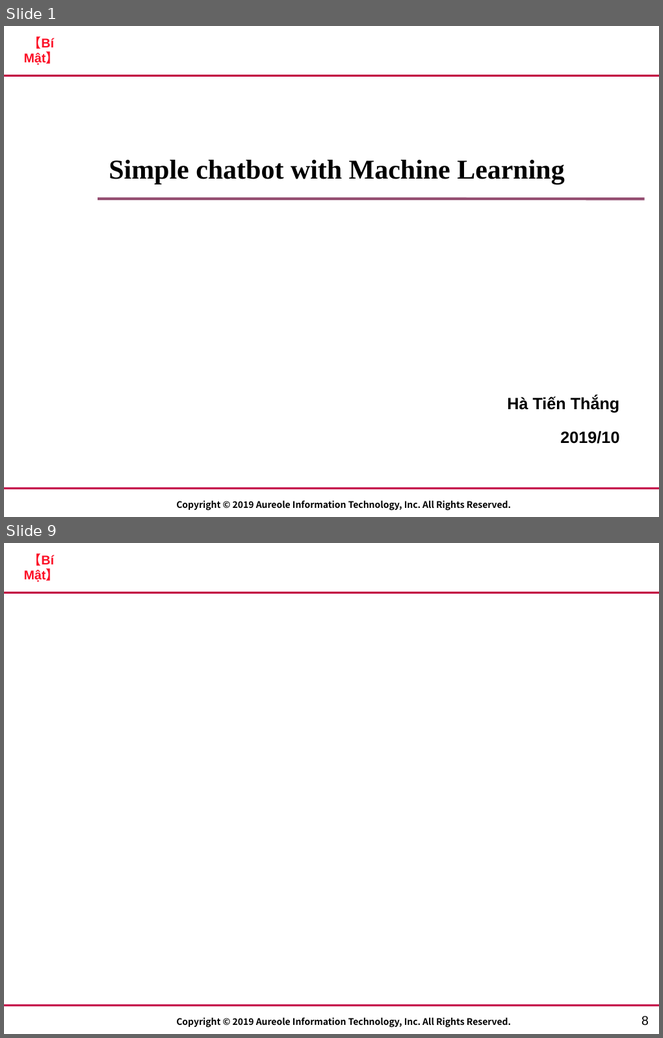
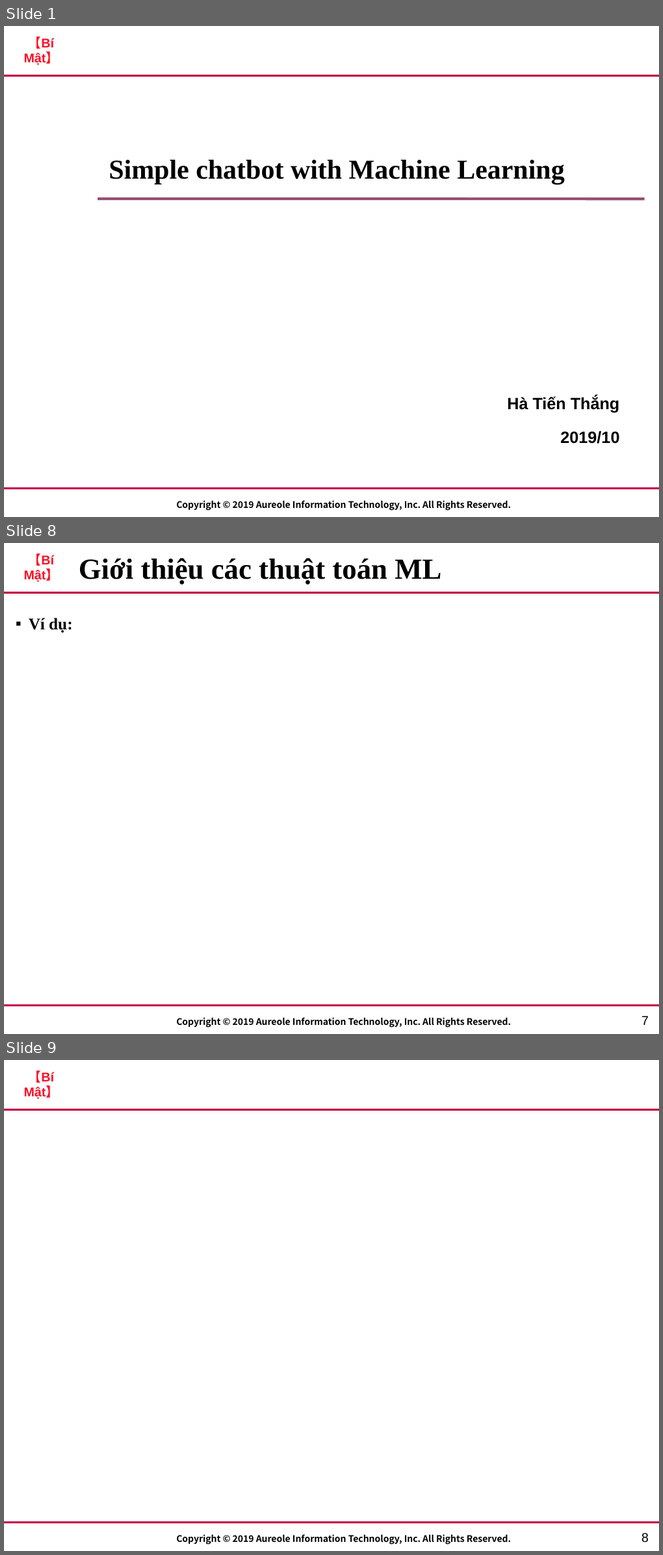
Before and after one commit to lucas2298/chat, a slide deck: AIT_Template.pptx. Shown one above the other, each under a label of ours: slides 1 and 9 before the commit, slides 1, 8 and 9 after it; the slides between them are not shown. The pictures are 663x1038 and 663x1555 pixels, drawn with LibreOffice and Linux fonts; fonts in the diff are those of the drawing; background and template pictures are left out. Boxes give left, top, right and bottom in pixels: in the first picture for what was removed or moved away, otherwise in the second. Text is boxed around its words. In the diff, an @@ line names an element or a change of style, - is before the commit and + after.

```diff
--- a/AIT_Template.pptx
+++ b/AIT_Template.pptx
@@ slide 8 added at (4,543,659,1034), background #FFFFFF; not listed: 4 template elements that a slide beside it also shows @@
@@ title added at (79,558,441,585), 32 pt, text #000000, bold @@
+Giới thiệu các thuật toán ML
@@ text added at (29,618,72,633), 18 pt, text #000000, bold @@
+▪ Ví dụ:
@@ page number added at (642,1016,649,1025), 14 pt, text #000000 @@
+7
```
Also in this commit, not shown: 5 slides changed, 1 other slide added, 2 slides removed.
